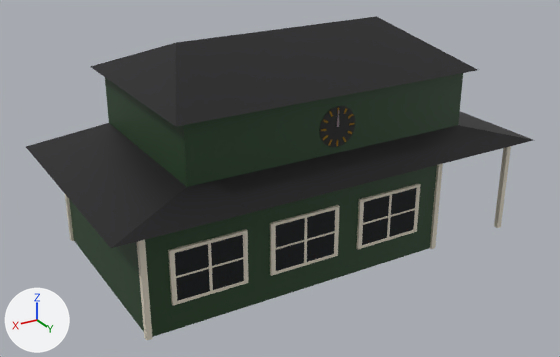
Two versions of the Blender file Assets/21 World Building/Buildings/Houses/Models/station.blend, one commit apart.
Rendered twice from a 50 mm lens placed at (13.04, 15.14, 10.47), pointed at (3.03, -1.55, 2.13). Lighting does not change. The marker at lower left points along +X, +Y and +Z. Text is drawn in Blender's own font.

The first picture shows 'Base', 'Clock Base', 'Pllar.002', 'Pllar.003', 'Pllar.005', 'Window', 'Window.014', 'Window.015'.
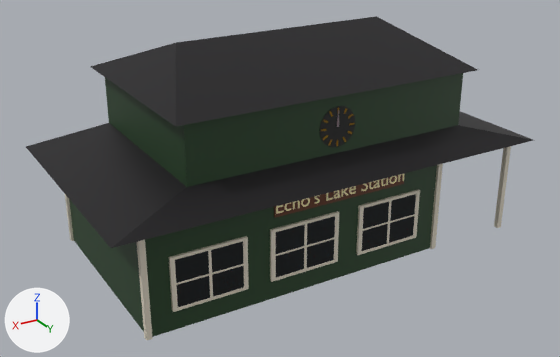
Commit message: Add Sign To Station

What the commit changed:
Material 'Sign Text' (mat_sign_text) is new.
Its base color is (1.0, 0.909, 0.549) (beige #fff5c4).
Material 'Sign' (mat_sign) is new.
Its base color is (0.123, 0.0305, 0.00559) (brown #623111).
Mesh me_cube_100 is new.
It is a box spanning x -1.95..1.95, y -2.0..2.0, z -0.3..0.3.
It uses material mat_sign (brown #623111).
Text 'Text' (txt_text) is new.
Its body is "Echo's Lake Station".
It uses material mat_sign_text (beige #fff5c4).
Its extrude is 0.02.
Its align x is 'CENTER'.
Its align y is 'CENTER'.
Object 'Window' (ob_window) moves from (6.38, 0.97, 1.58) to (6.38, 0.97, 1.41).
Object 'Window.014' (ob_window_014) moves from (1.2, 0.97, 1.58) to (1.2, 0.97, 1.41).
Object 'Window.015' (ob_window_015) moves from (3.79, 0.97, 1.58) to (3.79, 0.97, 1.41).
Object 'Text' (ob_text) is new; it shows txt_text.
Its location is (2.72, 0.96, 2.65).
Its rotation in degrees is (90, 0, 180).
Its scale is (0.5, 0.5, 0.5).
Object 'Sign' (ob_sign) is new; it shows me_cube_100.
Its location is (2.72, 0.93, 2.63).
Its scale is (1.0, 0.01, 0.78).

Where the change shows, as pixel boxes [x1, y1, x2, y2] in the pictures (560 x 357 px):
'Window', moved: before [168, 229, 249, 305]; after [169, 236, 249, 312]
'Window.015', moved: before [270, 205, 340, 276]; after [270, 211, 339, 282]
'Window.014', moved: before [357, 183, 421, 249]; after [356, 189, 420, 255]
'Sign', added (brown): after [274, 173, 405, 218]
'Text', added: after [276, 174, 404, 214]
